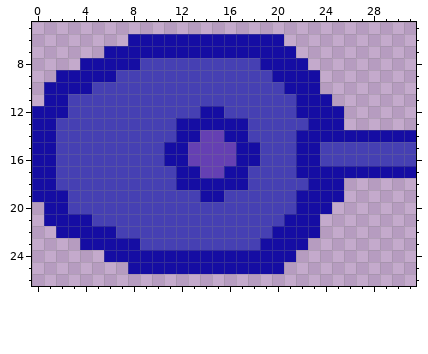
Pixel-art sprite, stored at Content/graphics/turret4.png. The picture above is the old version.
The file is 32x32 pixels. Shown: x 0..31, y 5..26.
After the commit:
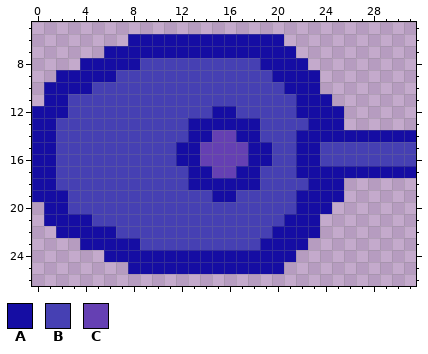
Palette (. is transparent): A #150da3  B #4640b3  C #6540b3
From old to new:
{"y":12,"x":14,"old":"A","new":"B"}
{"y":12,"x":16,"old":"B","new":"A"}
{"y":13,"x":12,"old":"A","new":"B"}
{"y":13,"x":18,"old":"B","new":"A"}
{"y":14,"x":12,"old":"A","new":"B"}
{"y":14,"x":14,"old":"C","new":"A"}
{"y":14,"x":16,"old":"A","new":"C"}
{"y":14,"x":18,"old":"B","new":"A"}
{"y":15,"x":11,"old":"A","new":"B"}
{"y":15,"x":13,"old":"C","new":"A"}
{"y":15,"x":17,"old":"A","new":"C"}
{"y":15,"x":19,"old":"B","new":"A"}
{"y":16,"x":11,"old":"A","new":"B"}
{"y":16,"x":13,"old":"C","new":"A"}
{"y":16,"x":17,"old":"A","new":"C"}
{"y":16,"x":19,"old":"B","new":"A"}
{"y":17,"x":12,"old":"A","new":"B"}
{"y":17,"x":14,"old":"C","new":"A"}
{"y":17,"x":16,"old":"A","new":"C"}
{"y":17,"x":18,"old":"B","new":"A"}
{"y":18,"x":12,"old":"A","new":"B"}
{"y":18,"x":18,"old":"B","new":"A"}
{"y":19,"x":14,"old":"A","new":"B"}
{"y":19,"x":16,"old":"B","new":"A"}
{"label":"changed","picture_box":[164,106,272,202]}
